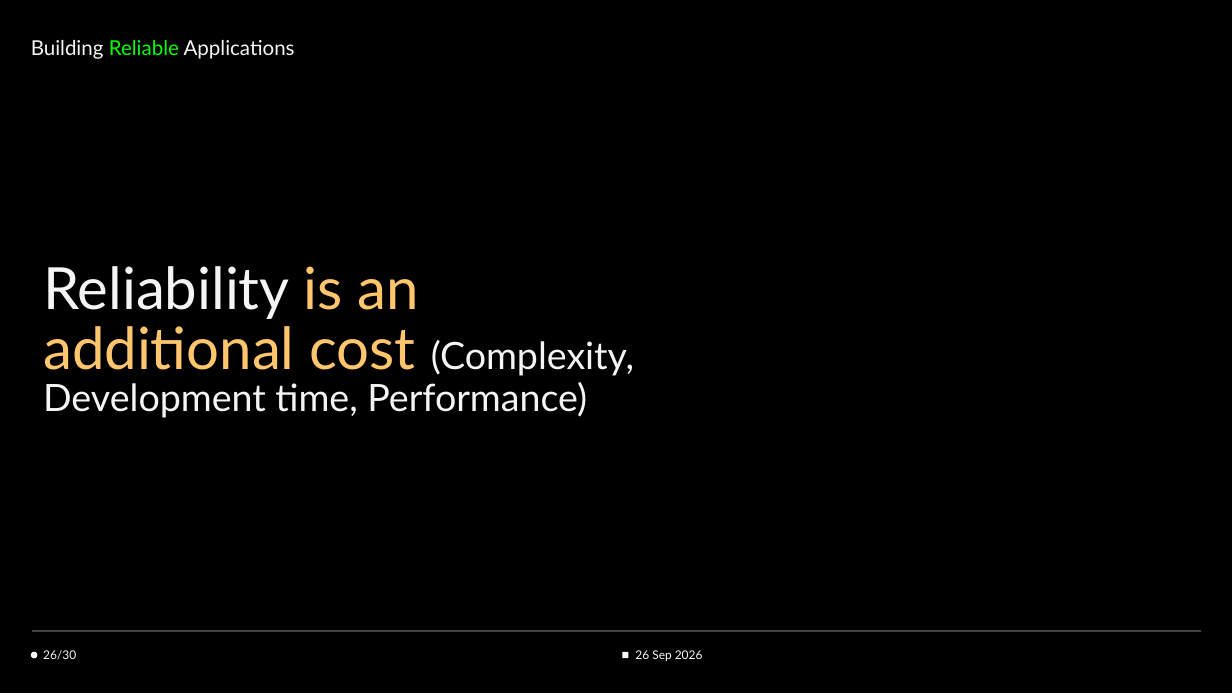
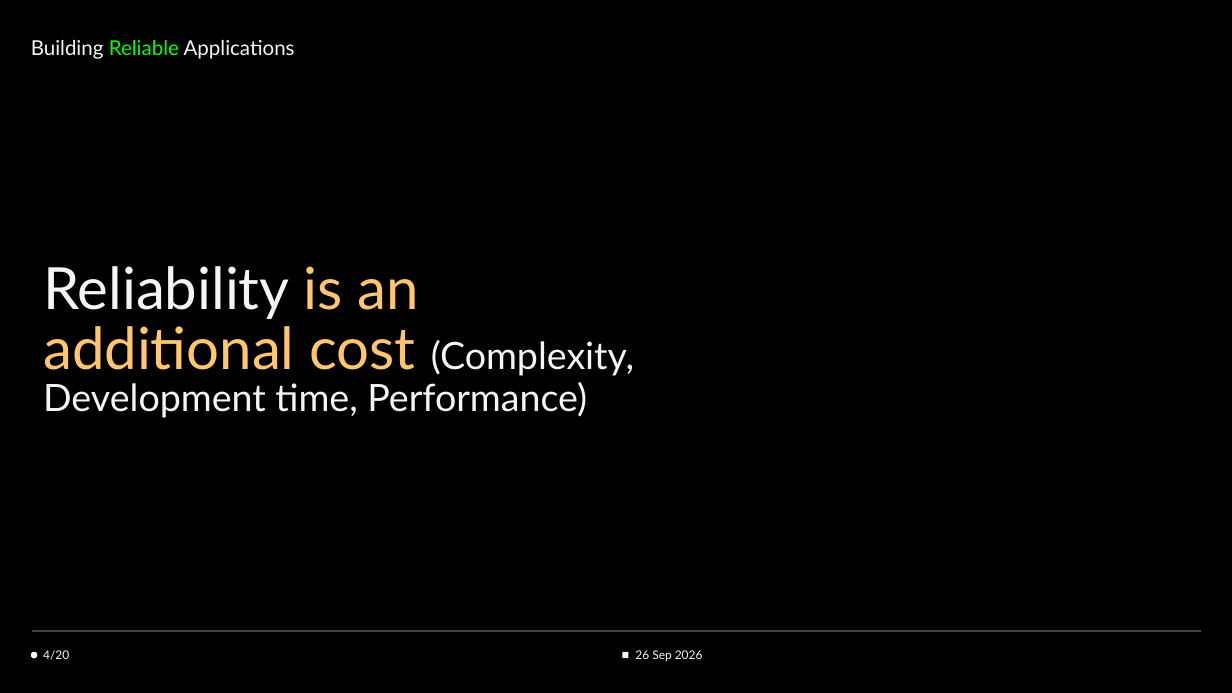
Before and after one commit to mo-waseem/realiable_app, a slide deck: slide 26 of Building Reliable Applications.pptx. Drawn at 1232x693 pixels with LibreOffice and Linux fonts; fonts in the diff are those of the drawing; background and template pictures are left out. Boxes give left, top, right and bottom in pixels: in the first picture for what was removed or moved away, otherwise in the second. Text is boxed around its words. In the diff, an @@ line names an element or a change of style, - is before the commit and + after.

```diff
--- a/Building Reliable Applications.pptx
+++ b/Building Reliable Applications.pptx
@@ subtitle at [43,650,69,660]: text changed @@
-26/30
+4/20
```
Also in this commit, not shown: 8 other slides changed.
